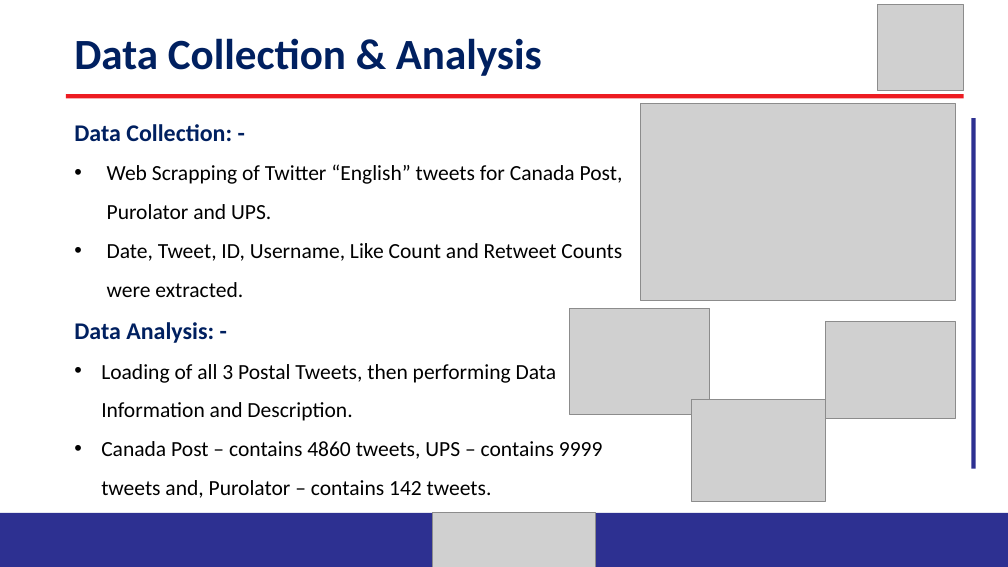
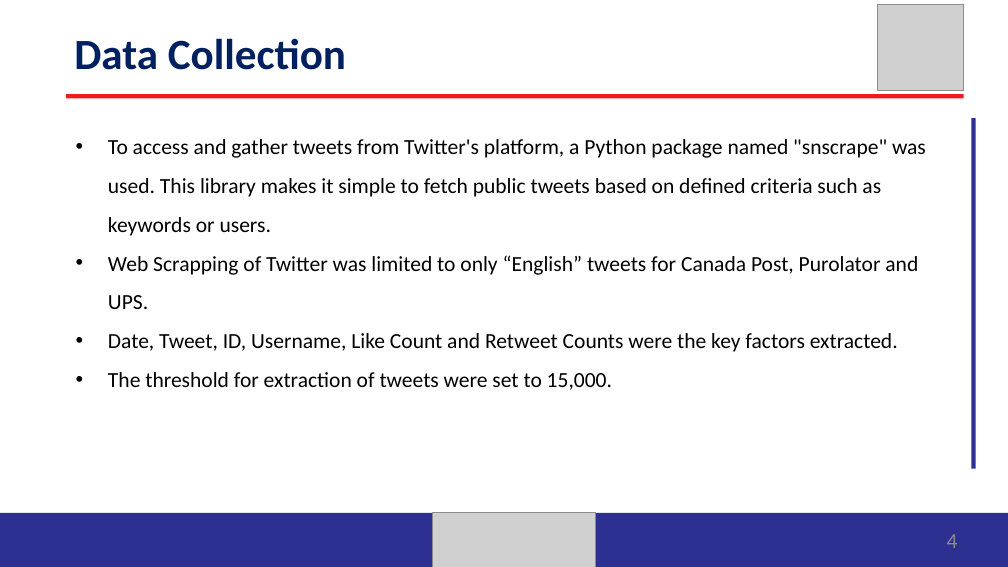
Before and after one commit to Rushanthi23/canadapost_sentiment_analysis, a slide deck: slide 4 of FinalProject_Group2_NLP.pptx. Drawn at 1008x567 pixels with LibreOffice and Linux fonts; fonts in the diff are those of the drawing; grey boxes stand for pictures. Boxes give left, top, right and bottom in pixels: in the first picture for what was removed or moved away, otherwise in the second. Text is boxed around its words. In the diff, an @@ line names an element or a change of style, - is before the commit and + after.

```diff
--- a/FinalProject_Group2_NLP.pptx
+++ b/FinalProject_Group2_NLP.pptx
@@ text at box(74, 38, 346, 70): text changed @@
-Data Collection & Analysis
+Data Collection
@@ picture removed at box(641, 103, 955, 302) @@
@@ text at box(108, 139, 926, 390): text changed @@
-Data Collection: -
-• Web Scrapping of Twitter “English” tweets for Canada Post, Purolator and UPS.
-• Date, Tweet, ID, Username, Like Count and Retweet Counts were extracted.
-Data Analysis: -
-• Loading of all 3 Postal Tweets, then performing Data Information and Description.
-• Canada Post – contains 4860 tweets, UPS – contains 9999 tweets and, Purolator – contains 142 tweets.
+• To access and gather tweets from Twitter's platform, a Python package named "snscrape" was used. This library makes it simple to fetch public tweets based on defined criteria such as keywords or users.
+• Web Scrapping of Twitter was limited to only “English” tweets for Canada Post, Purolator and UPS.
+• Date, Tweet, ID, Username, Like Count and Retweet Counts were the key factors extracted.
+• The threshold for extraction of tweets were set to 15,000.
@@ picture removed at box(569, 309, 710, 415) @@
@@ picture removed at box(826, 322, 955, 420) @@
@@ picture removed at box(692, 400, 826, 502) @@
@@ page number added at box(947, 534, 958, 548), 18 pt, text #8C8C8C @@
+4
```
Also in this commit, not shown: 10 other slides changed, 6 slides added, 1 other file.
